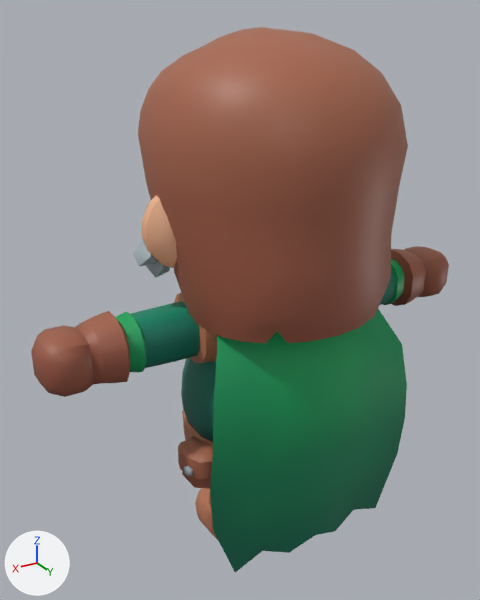
The glTF model field-station/public/models/explorer.glb as it was, and as the next commit left it.
Camera for both pictures: a 50 mm lens placed at (1.16, 1.737, 1.834), pointed at (0.076, -0.07, 0.931). Lighting does not change. The marker at lower left points along +X, +Y and +Z. The picture after the commit comes second. Where no turn or scale is listed for an object, it has been applied to the vertices.

Names of what the first picture shows: 'Rogue_ArmLeft', 'Rogue_ArmRight', 'Rogue_Body', 'Rogue_Cape', 'Rogue_Head' and 1 more.
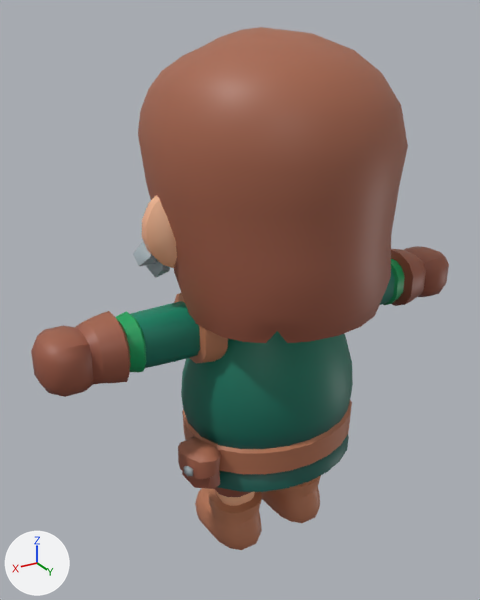
Where the change shows, as pixel boxes [x1, y1, x2, y2] in the pictures (480 x 600 px):
'Rogue_Cape', deleted (green): before [210, 309, 407, 572]
'Rogue_Body', unchanged, uncovered by the edit: before [178, 358, 216, 489]; after [178, 331, 353, 492]
'Rogue_LegLeft', unchanged, uncovered by the edit: before [195, 488, 218, 540]; after [195, 487, 262, 550]
'Rogue_LegRight', unchanged, uncovered by the edit: after [262, 476, 321, 523]

The change, as a diff of the scene's bpy script:
```diff
--- a/field-station/public/models/explorer.glb.py
+++ b/field-station/public/models/explorer.glb.py
@@ ob_rogue_cape @@
-ob_rogue_cape = bpy.data.objects.new('Rogue_Cape', me_plane_007)
-ob_rogue_cape.location = (0.0, 0.0, 1.045)
```
